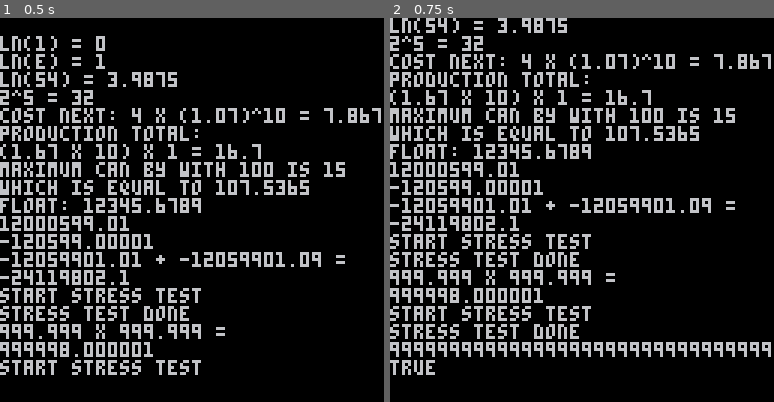
Above: before the commit, frames 1-2 (left to right).
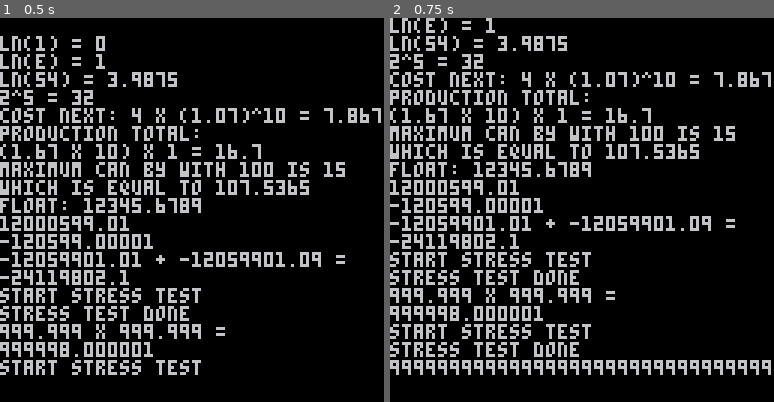
Above: after the commit, the same moments.

Repository: PxPerfectMike/idlejam
Game: PICO-8 cartridge idlejam.p8
The game is run twice, just before and just after one commit, with the same random seed, the same clock (stepped at 60 frames per second) and the same inputs.
Inputs:
- Up to frame 1 (0.5 s): no input
- Up to frame 2 (0.75 s): no input

Frame 1 is identical in both runs. In frame 2, 19% of the frame differs, in the area x 0-100%, y 0-93%.

Commit message:
moved things out of

Diff:
--- a/idlejam.p8
+++ b/idlejam.p8
@@ -4,70 +4,6 @@
 
 #include main.lua
 #include longNum.lua
-
-function _init()
-  print("ln(1) = " .. ln(1))
-  print("ln(e) = " .. ln(2.71828))
-  -- should be close to 1
-  print("ln(54) = " .. ln(54))
-
-  --print("ln(54) = " .. newtonRaphsonLog(54))
-
-  print("2^5 = " .. pow(2, 5))
-
-  print("cost next: 4 x (1.07)^10 = " .. cost_next(4, 1.07, 10))
-  print("production total:\n(1.67 x 10) x 1 = " .. total_production(1.67, 10, 1))
-
-  local ammount = max_buy_ammount(4, 1.07, 1, 100)
-  local cost = bulk_buy_cost(4, 1.07, 1, ammount)
-  print("maximum can by with 100 is " .. ammount)
-  print("which is equal to " .. cost)
-
-  local float = 12345.6789
-
-  print("float: " .. float)
-
-  local double = make_long_num('12000599.01')
-  local str = long_num_to_string(double)
-  print(str)
-
-  local double2 = make_long_num("-120599.00001")
-  print(long_num_to_string(double2))
-
-  --add_long_nums(double, double2)
-
-  local double3 = make_long_num("-12059901.01")
-  local double4 = make_long_num("-12059901.09")
-
-  print('' .. long_num_to_string(double3) .. ' + ' .. long_num_to_string(double4) .. ' = ')
-
-  print(long_num_to_string(add_long_nums(double3, double4)))
-
-  print("start stress test")
-  --add_long_nums(make_long_num("9999999999999999999999999999999999999999999999999999999999999999999999999999999999999999999999999999999999999999999999.9999999999999999999999999999999999999999999999999999999999999999999999999999999999999999999999999999999999999999999999"), make_long_num("9999999999999999999999999999999999999999999999999999999999999999999999999999999999999999999999999999999999999999999999.9999999999999999999999999999999999999999999999999999999999999999999999999999999999999999999999999999999999999999999999"))
-  print("stress test done")
-
-  local double5 = make_long_num("999.999")
-  local double6 = make_long_num("999.999")
-
-  print('' .. long_num_to_string(double5) .. ' x ' .. long_num_to_string(double6) .. ' = ')
-  print(long_num_to_string(multiply_long_nums(double5, double6)))
-
-  print("start stress test")
-  local stress_test = multiply_long_nums(make_long_num("9999999999999999999999999999999999999999999999999999999999999999999999999999999999999999999999999999999999999999999999.9999999999999999999999999999999999999999999999999999999999999999999999999999999999999999999999999999999999999999999999"), make_long_num("9999999999999999999999999999999999999999999999999999999999999999999999999999999999999999999999999999999999999999999999.9999999999999999999999999999999999999999999999999999999999999999999999999999999999999999999999999999999999999999999999"))
-  print("stress test done")
-
-  print(long_num_to_string(stress_test))
-  print(type(5) == 'number')
-end
-
---[[
-    each generator needs
-    - initial cost
-    - cost coefficient (aka cost growth)
-    - inital Time/rate
-    - base production (rate)
-]]
 
 function _update()
 end
@@ -77,59 +13,7 @@
 -->8 -- page 1 -- (page purpose here)
 
 -->8 -- page 2 -- (math)
--- credit for the equations goes to Anthony Percorella, "The Math of Idle Games, Part 1", Kongregate Developers Blog
---[[
-    find how much the next upgrade cost
-    b = the base price
-    r = the price growth rate exponent
-]]
-function cost_next(b, r)
-  return b * r
-end
 
---[[
-    find how much the next upgrade cost
-    b = the base price
-    r = the price growth rate exponent
-    k = the number of generators currently owned
-]]
-function cost_next(b, r, k)
-  return b * pow(r, k)
-end
-
---[[
-    takes a float and rounds it to format it like money
-]]
-function float_to_money(x)
-  --x * 1000 % 10
-end
-
--- find how much each generator makes per unit of measurement
-function total_production(_production_base, _owned, _multipliers)
-  return _production_base * _owned * _multipliers
-end
-
---[[
-    find how much it costs to buy in bulk ammount
-    n = the number of generators to buy
-    b = the base price
-    r = the price growth rate exponent
-    k = the number of generators currently owned
-]]
-function bulk_buy_cost(b, r, k, n)
-  return b * pow(r, k) * (pow(r, n) - 1) / (r - 1)
-end
-
---[[
-    what is the maximum ammount of units you can buy
-    b = the base price
-    r = the price growth rate exponent
-    k = the number of generators currently owned
-    c = the amount of currency owned
-]]
-function max_buy_ammount(b, r, k, c)
-  return flr(ln(c * (r - 1) / b * pow(r, k) + 1) / ln(r))
-end
 -->8 -- page 3 -- (page purpose here)
 
 __gfx__
--- a/longNum.lua
+++ b/longNum.lua
@@ -353,3 +353,69 @@
     end
     return num
 end
+
+--=======================================================================
+-- math to find cost and production
+--=======================================================================
+
+--[[
+    each generator needs
+    - initial cost
+    - cost coefficient (aka cost growth)
+    - inital Time/rate
+    - base production (rate)
+]]
+
+-- credit for the equations goes to Anthony Percorella, "The Math of Idle Games, Part 1", Kongregate Developers Blog
+--[[
+    find how much the next upgrade cost
+    b = the base price
+    r = the price growth rate exponent
+]]
+function cost_next(b, r)
+    return b * r
+end
+
+--[[
+      find how much the next upgrade cost
+      b = the base price
+      r = the price growth rate exponent
+      k = the number of generators currently owned
+  ]]
+function cost_next(b, r, k)
+    return b * pow(r, k)
+end
+
+--[[
+      takes a float and rounds it to format it like money
+  ]]
+function float_to_money(x)
+    --x * 1000 % 10
+end
+
+-- find how much each generator makes per unit of measurement
+function total_production(_production_base, _owned, _multipliers)
+    return _production_base * _owned * _multipliers
+end
+
+--[[
+      find how much it costs to buy in bulk ammount
+      n = the number of generators to buy
+      b = the base price
+      r = the price growth rate exponent
+      k = the number of generators currently owned
+  ]]
+function bulk_buy_cost(b, r, k, n)
+    return b * pow(r, k) * (pow(r, n) - 1) / (r - 1)
+end
+
+--[[
+      what is the maximum ammount of units you can buy
+      b = the base price
+      r = the price growth rate exponent
+      k = the number of generators currently owned
+      c = the amount of currency owned
+  ]]
+function max_buy_ammount(b, r, k, c)
+    return flr(ln(c * (r - 1) / b * pow(r, k) + 1) / ln(r))
+end
--- a/main.lua
+++ b/main.lua
@@ -1,4 +1,56 @@
 function _init()
+    print("ln(1) = " .. ln(1))
+    print("ln(e) = " .. ln(2.71828))
+    -- should be close to 1
+    print("ln(54) = " .. ln(54))
+
+    --print("ln(54) = " .. newtonRaphsonLog(54))
+
+    print("2^5 = " .. pow(2, 5))
+
+    print("cost next: 4 x (1.07)^10 = " .. cost_next(4, 1.07, 10))
+    print("production total:\n(1.67 x 10) x 1 = " .. total_production(1.67, 10, 1))
+
+    local ammount = max_buy_ammount(4, 1.07, 1, 100)
+    local cost = bulk_buy_cost(4, 1.07, 1, ammount)
+    print("maximum can by with 100 is " .. ammount)
+    print("which is equal to " .. cost)
+
+    local float = 12345.6789
+
+    print("float: " .. float)
+
+    local double = make_long_num('12000599.01')
+    local str = long_num_to_string(double)
+    print(str)
+
+    local double2 = make_long_num("-120599.00001")
+    print(long_num_to_string(double2))
+
+    --add_long_nums(double, double2)
+
+    local double3 = make_long_num("-12059901.01")
+    local double4 = make_long_num("-12059901.09")
+
+    print('' .. long_num_to_string(double3) .. ' + ' .. long_num_to_string(double4) .. ' = ')
+
+    print(long_num_to_string(add_long_nums(double3, double4)))
+
+    print("start stress test")
+    --add_long_nums(make_long_num("9999999999999999999999999999999999999999999999999999999999999999999999999999999999999999999999999999999999999999999999.9999999999999999999999999999999999999999999999999999999999999999999999999999999999999999999999999999999999999999999999"), make_long_num("9999999999999999999999999999999999999999999999999999999999999999999999999999999999999999999999999999999999999999999999.9999999999999999999999999999999999999999999999999999999999999999999999999999999999999999999999999999999999999999999999"))
+    print("stress test done")
+
+    local double5 = make_long_num("999.999")
+    local double6 = make_long_num("999.999")
+
+    print('' .. long_num_to_string(double5) .. ' x ' .. long_num_to_string(double6) .. ' = ')
+    print(long_num_to_string(multiply_long_nums(double5, double6)))
+
+    print("start stress test")
+    local stress_test = multiply_long_nums(make_long_num("9999999999999999999999999999999999999999999999999999999999999999999999999999999999999999999999999999999999999999999999.9999999999999999999999999999999999999999999999999999999999999999999999999999999999999999999999999999999999999999999999"), make_long_num("9999999999999999999999999999999999999999999999999999999999999999999999999999999999999999999999999999999999999999999999.9999999999999999999999999999999999999999999999999999999999999999999999999999999999999999999999999999999999999999999999"))
+    print("stress test done")
+
+    print(long_num_to_string(stress_test))
 end
 
 function ln(x)
